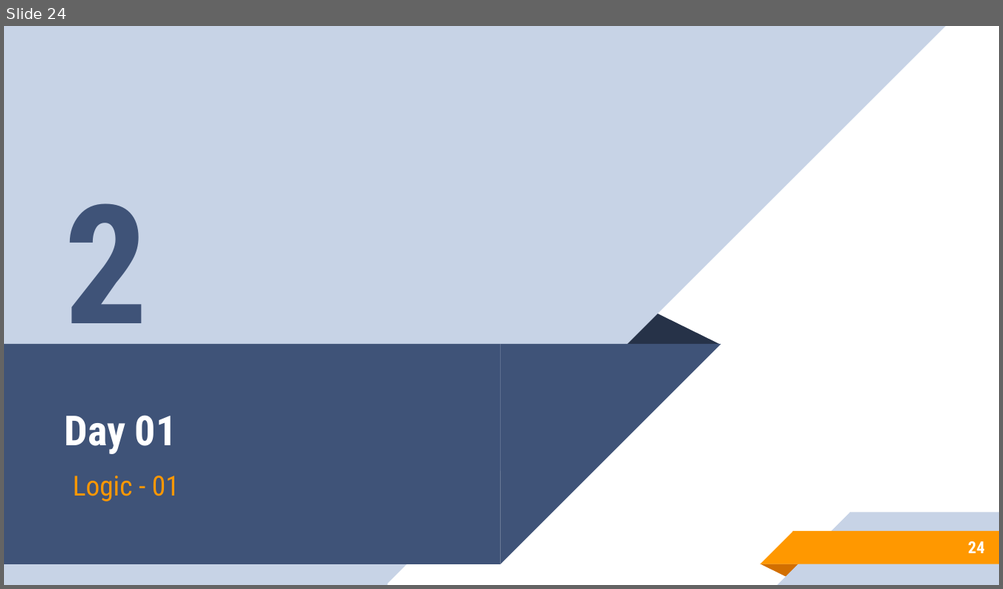
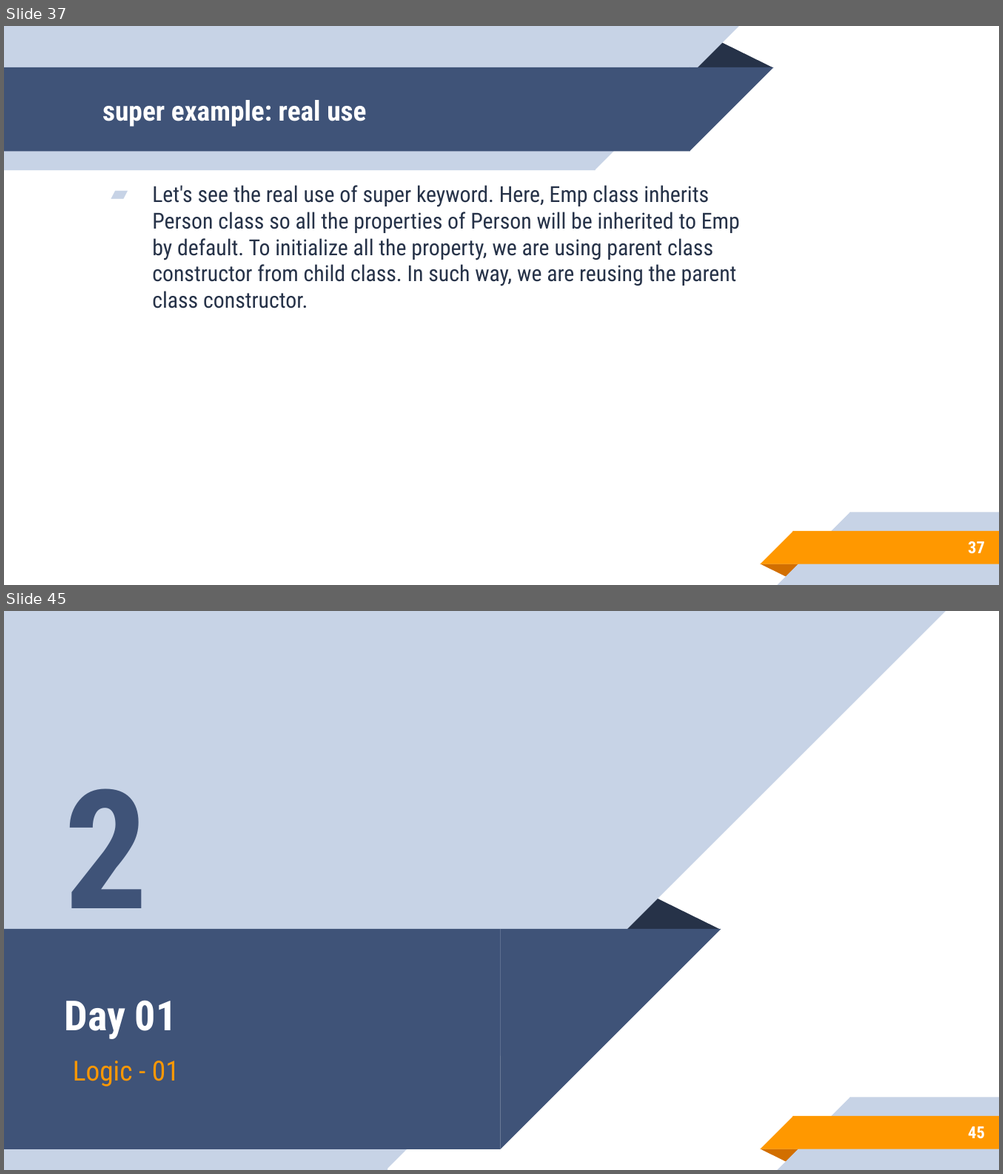
Before and after one commit to aronipurwanto/materi-xa, a slide deck: java/java-logic/Slide-Java-Logic-06.pptx. Shown one above the other, each under a label of ours: slide 24 before the commit, slides 37 and 45 after it; the slides between them are not shown. The pictures are 1003x589 and 1003x1174 pixels, drawn with LibreOffice and Linux fonts; fonts in the diff are those of the drawing. Boxes give left, top, right and bottom in pixels: in the first picture for what was removed or moved away, otherwise in the second. Text is boxed around its words. In the diff, an @@ line names an element or a change of style, - is before the commit and + after.

```diff
--- a/java/java-logic/Slide-Java-Logic-06.pptx
+++ b/java/java-logic/Slide-Java-Logic-06.pptx
@@ slide 37 added at (4,26,999,585), background #FFFFFF; not listed: 5 template elements that a slide beside it also shows @@
@@ group added at (4,26,773,170): 2 rectangles, 2 right triangles, 1 triangle @@
@@ title added at (102,100,366,127), 20 pt, text #FFFFFF, bold @@
+super example: real use
@@ text added at (152,185,740,309), 16 pt, text #263248 @@
+▰ Let's see the real use of super keyword. Here, Emp class inherits Person class so all the properties of Person will be inherited to Emp by default. To initialize all the property, we are using parent class constructor from child class. In such way, we are reusing the parent class constructor.
@@ page number added at (967,542,984,554), 12 pt, text #FFFFFF, bold @@
+37
@@ what was slide 24 is now slide 45 @@
@@ page number at (967,1127,984,1139): text changed @@
-24
+45
```
Also in this commit, not shown: 16 slides changed, 41 other slides added, 19 slides removed, 36 other files.
